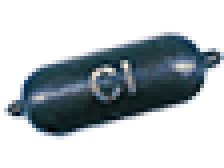
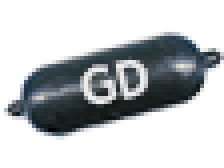
Revision of a layered 224 × 168 image; what changed, layer by layer:
added layer "GD" above "Layer 1" over box(80, 56, 148, 108)
painted on "Layer 1" over box(4, 32, 224, 140)
